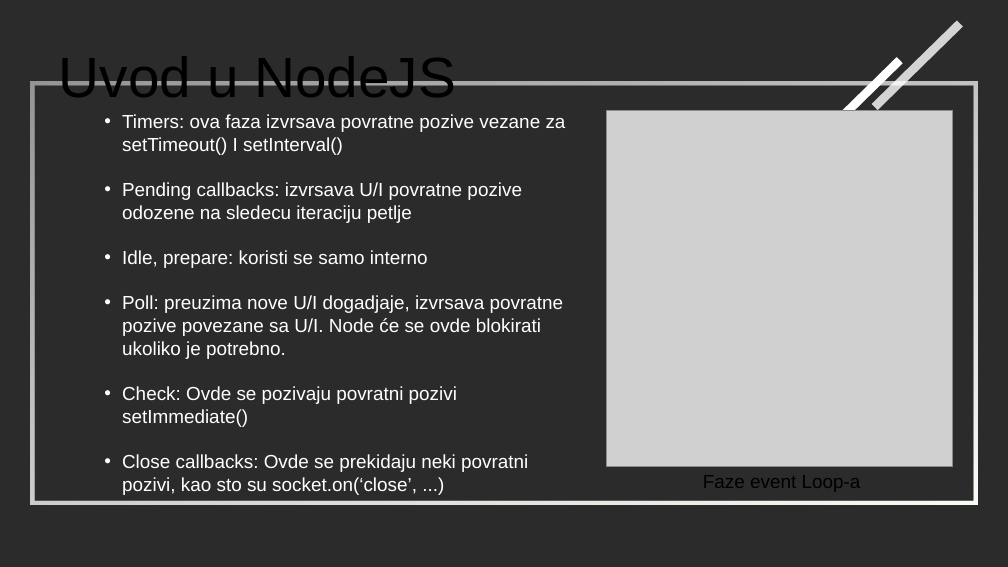
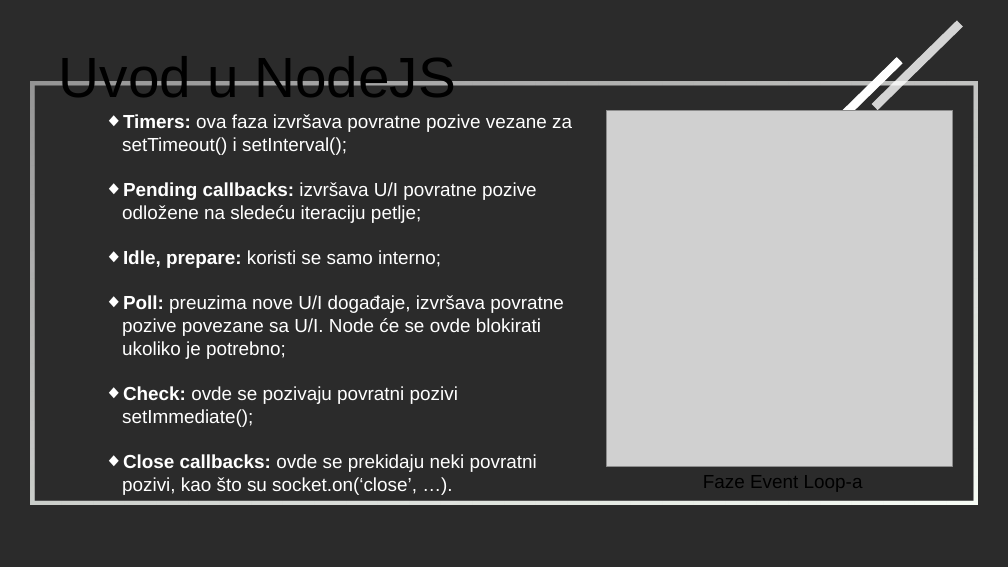
Before and after one commit to stefoverflow/NaperdnoSoftverskoInzenjerstvo, a slide deck: slide 10 of prezentacija.odp. Drawn at 1008x567 pixels with LibreOffice and Linux fonts; fonts in the diff are those of the drawing; grey boxes stand for pictures; background and template pictures are left out; a plain dark background stands for a picture behind light text. Boxes give left, top, right and bottom in pixels: in the first picture for what was removed or moved away, otherwise in the second. Text is boxed around its words. In the diff, an @@ line names an element or a change of style, - is before the commit and + after.

```diff
--- a/prezentacija.odp
+++ b/prezentacija.odp
@@ text at bbox=[122, 114, 572, 495]: text changed @@
-• Timers: ova faza izvrsava povratne pozive vezane za setTimeout() I setInterval()
-• Pending callbacks: izvrsava U/I povratne pozive odozene na sledecu iteraciju petlje
-• Idle, prepare: koristi se samo interno
-• Poll: preuzima nove U/I dogadjaje, izvrsava povratne pozive povezane sa U/I. Node će se ovde blokirati ukoliko je potrebno.
-• Check: Ovde se pozivaju povratni pozivi setImmediate()
-• Close callbacks: Ovde se prekidaju neki povratni pozivi, kao sto su socket.on(‘close’, ...)
+◆ Timers: ova faza izvršava povratne pozive vezane za setTimeout() i setInterval();
+◆ Pending callbacks: izvršava U/I povratne pozive odložene na sledeću iteraciju petlje;
+◆ Idle, prepare: koristi se samo interno;
+◆ Poll: preuzima nove U/I događaje, izvršava povratne pozive povezane sa U/I. Node će se ovde blokirati ukoliko je potrebno;
+◆ Check: ovde se pozivaju povratni pozivi setImmediate();
+◆ Close callbacks: ovde se prekidaju neki povratni pozivi, kao što su socket.on(‘close’, …).
@@ text at bbox=[703, 475, 863, 491]: text changed @@
-Faze event Loop-a
+Faze Event Loop-a
```
Also in this commit, not shown: 29 other slides changed, 13 slides added, 54 slides removed.
